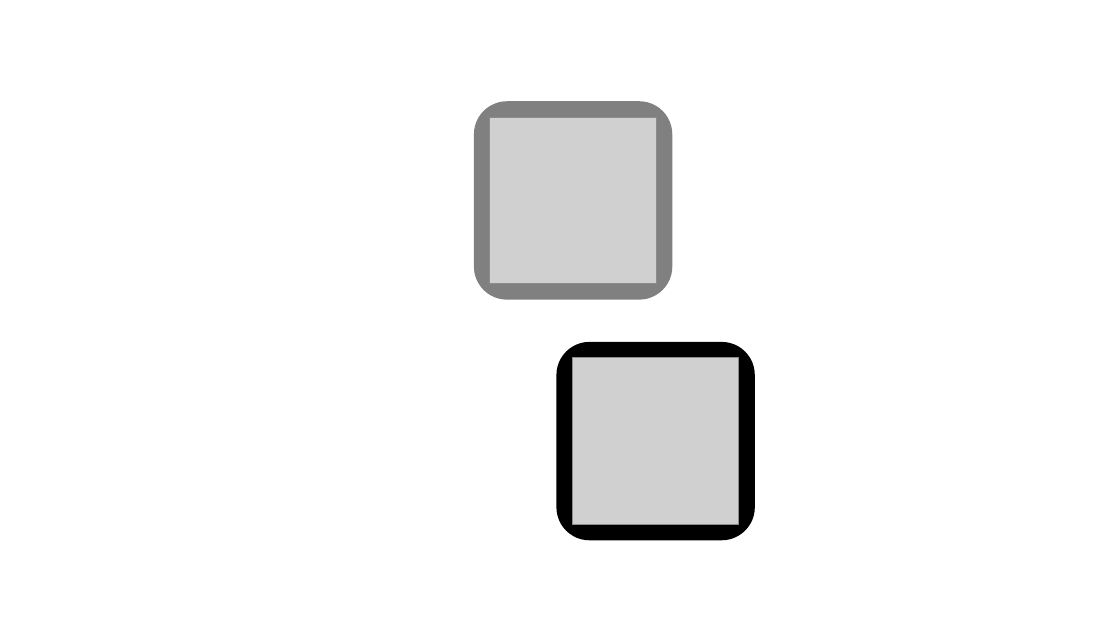
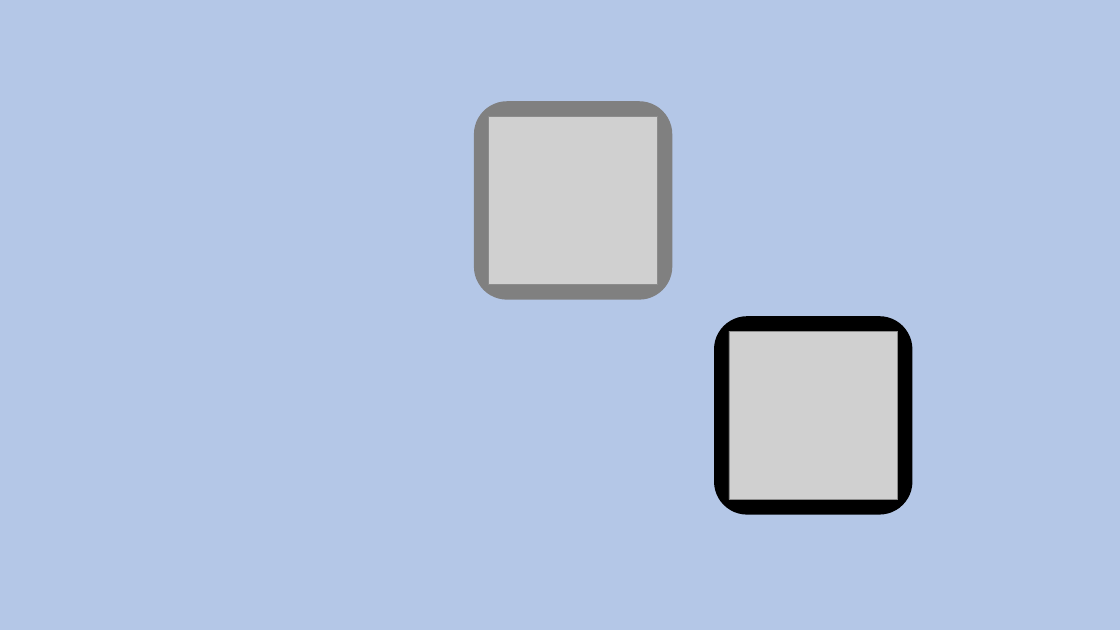
Before and after one commit to gonghui-yu/LabVIEW-Button, a slide deck: slide 8 of image/image.pptx. Drawn at 1120x630 pixels with LibreOffice and Linux fonts; fonts in the diff are those of the drawing; grey boxes stand for pictures. Boxes give left, top, right and bottom in pixels: in the first picture for what was removed or moved away, otherwise in the second. Text is boxed around its words. In the diff, an @@ line names an element or a change of style, - is before the commit and + after.

```diff
--- a/image/image.pptx
+++ b/image/image.pptx
@@ background #FFFFFF to #B4C7E7 @@
@@ rounded rectangle: place and size @@
-rounded rectangle at box(556, 342, 755, 540)
+rounded rectangle at box(714, 316, 912, 514)
@@ picture: place and size @@
-picture at box(572, 358, 739, 524)
+picture at box(729, 331, 898, 500)
```
Also in this commit, not shown: 3 other slides changed, 36 other files.
